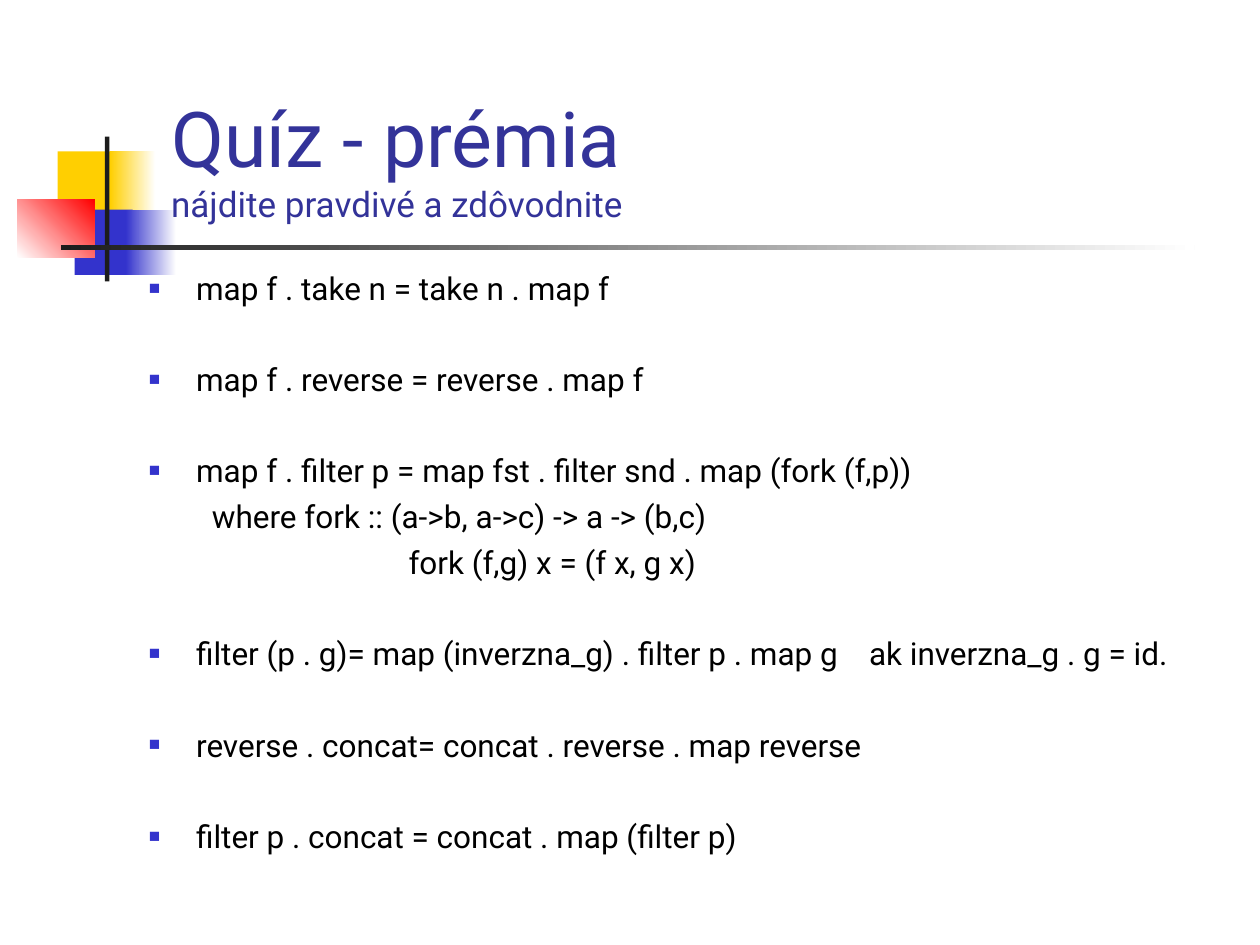
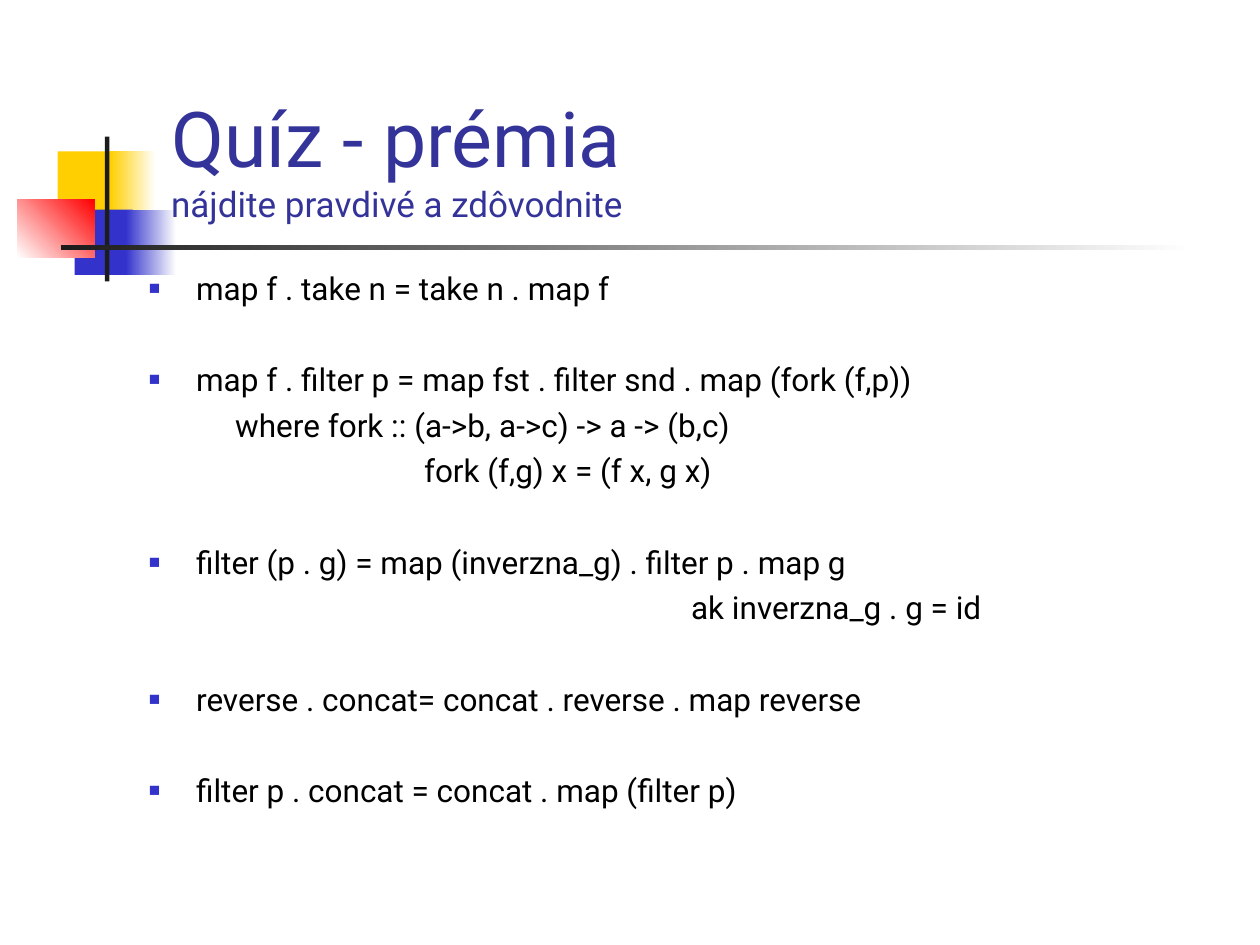
Before and after one commit to Funkcionalne/Prednasky, a slide deck: slide 15 of 02/02_fpro.ppt. Drawn at 1260x945 pixels with LibreOffice and Linux fonts; fonts in the diff are those of the drawing. Boxes give left, top, right and bottom in pixels: in the first picture for what was removed or moved away, otherwise in the second. Text is boxed around its words. In the diff, an @@ line names an element or a change of style, - is before the commit and + after.

```diff
--- a/02/02_fpro.ppt
+++ b/02/02_fpro.ppt
@@ text at bbox=[196, 367, 644, 398]: paragraph removed @@
-■ map f . reverse = reverse . map f
@@ text at bbox=[196, 549, 981, 626]: text changed @@
-■ filter (p . g)= map (inverzna_g) . filter p . map g ak inverzna_g . g = id.
+■ filter (p . g) = map (inverzna_g) . filter p . map g
+ak inverzna_g . g = id
```
Also in this commit, not shown: 12 other slides changed, 2 other files.
